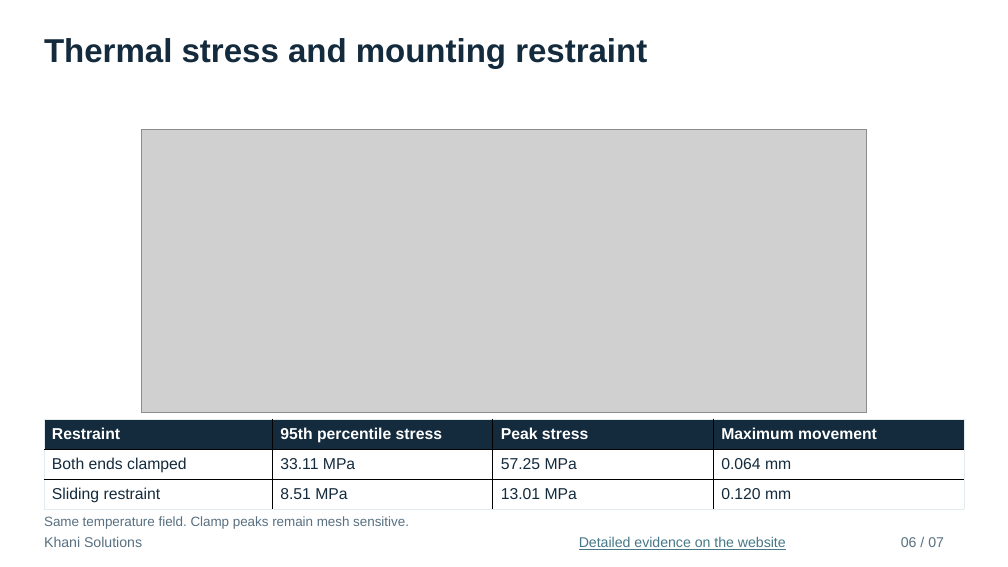
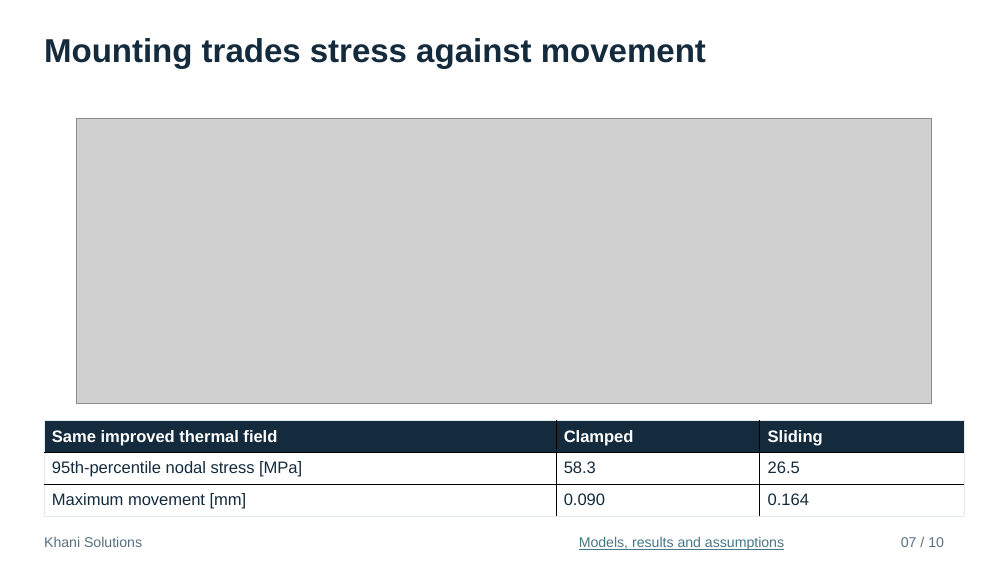
Before and after one commit to mrkhani88/khani-solutions-site, a slide deck: slide 7 of assets/studies/vast-haven-1/interview/Haven1_Thermal_Engineering_Interview.pptx (slide 6 before the commit). Drawn at 1008x567 pixels with LibreOffice and Linux fonts; fonts in the diff are those of the drawing; grey boxes stand for pictures. Boxes give left, top, right and bottom in pixels: in the first picture for what was removed or moved away, otherwise in the second. Text is boxed around its words. In the diff, an @@ line names an element or a change of style, - is before the commit and + after.

Commit message:
Connect Haven thermal CFD and FEM study and update ten-slide interview deck

```diff
--- a/assets/studies/vast-haven-1/interview/Haven1_Thermal_Engineering_Interview.pptx
+++ b/assets/studies/vast-haven-1/interview/Haven1_Thermal_Engineering_Interview.pptx
@@ text at (44,38,706,69): text changed @@
-Thermal stress and mounting restraint
+Mounting trades stress against movement
@@ picture: place and size @@
-picture at (141,129,867,413)
+picture at (76,118,932,403)
@@ table at (44,420,964,516) @@
-column 1: Restraint | Both ends clamped | Sliding restraint
-column 2: 95th percentile stress | 33.11 MPa | 8.51 MPa
-column 3: Peak stress | 57.25 MPa | 13.01 MPa
-column 4: Maximum movement | 0.064 mm | 0.120 mm
+column 1: Same improved thermal field | 95th-percentile nodal stress [MPa] | Maximum movement [mm]
+column 2: Clamped | 58.3 | 0.090
+column 3: Sliding | 26.5 | 0.164
@@ text removed at (44,516,409,529) @@
-Same temperature field. Clamp peaks remain mesh sensitive.
@@ text at (579,536,784,550): text changed @@
-Detailed evidence on the website
+Models, results and assumptions
@@ text at (901,537,944,547): text changed @@
-06 / 07
+07 / 10
```
Also in this commit, not shown: 1 other slide changed, 7 slides added, 4 slides removed, 23 other files.
